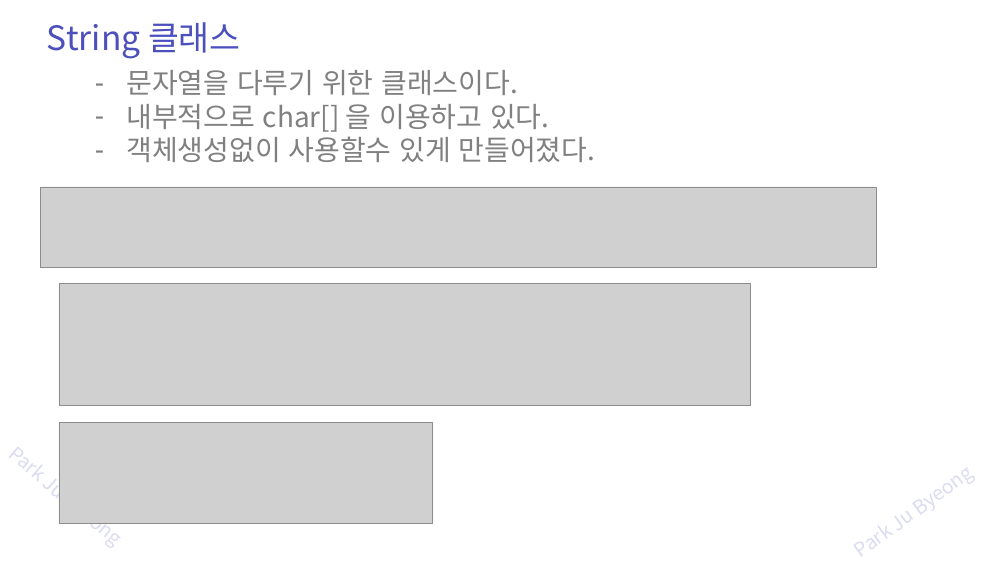
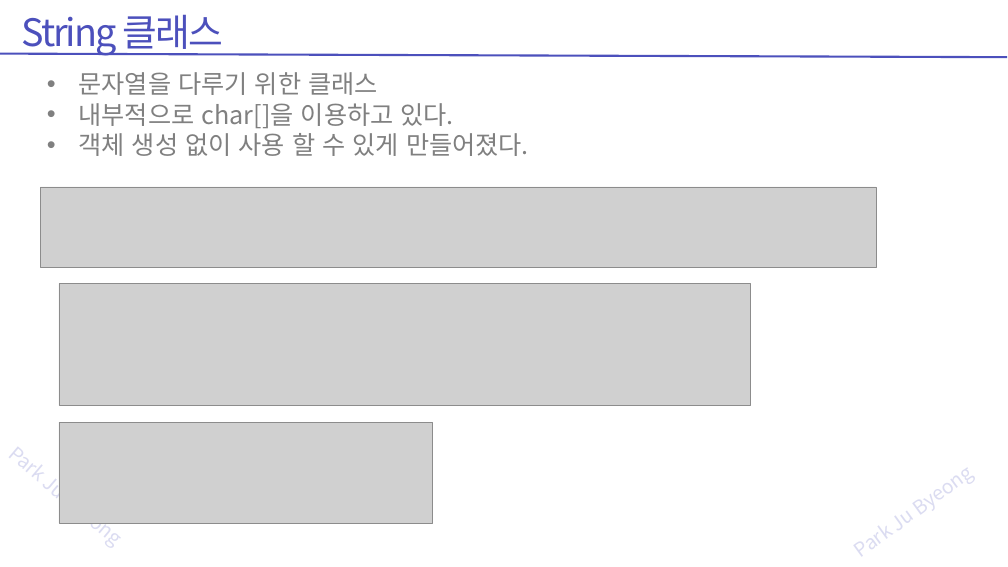
Before and after one commit to zest132/JavaLecture, a slide deck: slide 17 of JavaLecture/LectureFile/java 7강 멤버변수와메모리.pptx. Drawn at 1008x567 pixels with LibreOffice and Linux fonts; fonts in the diff are those of the drawing; grey boxes stand for pictures. Boxes give left, top, right and bottom in pixels: in the first picture for what was removed or moved away, otherwise in the second. Text is boxed around its words. In the diff, an @@ line names an element or a change of style, - is before the commit and + after.

```diff
--- a/JavaLecture/LectureFile/java 7강 멤버변수와메모리.pptx
+++ b/JavaLecture/LectureFile/java 7강 멤버변수와메모리.pptx
@@ text "String 클래스": place and size @@
-text "String 클래스" at <box>47,22,241,59</box>
+text "String 클래스" at <box>22,14,223,56</box>
@@ text "String 클래스" at <box>22,14,223,56</box>: size 48 to 54 pt, letter spacing 0 to -3 pt @@
@@ line added from (1007, 57) to (0, 53), #4C50BC 3 pt @@
@@ text at <box>78,72,529,156</box>: text changed; size 40 to 36 pt @@
-– 문자열을 다루기 위한 클래스이다.
-– 내부적으로 char[] 을 이용하고 있다.
-– 객체생성없이 사용할수 있게 만들어졌다.
+• 문자열을 다루기 위한 클래스
+• 내부적으로 char[]을 이용하고 있다.
+• 객체 생성 없이 사용 할 수 있게 만들어졌다.
```
Also in this commit, not shown: 29 other slides changed, 4 slides added, 4 slides removed, 6 other files.
